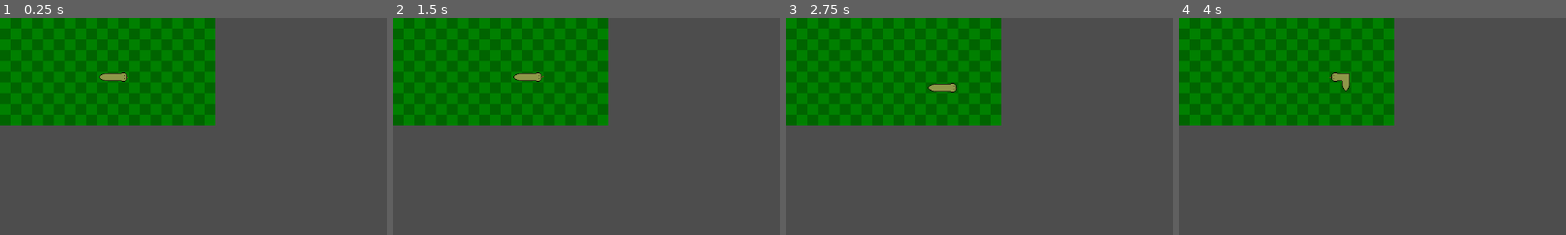
Above: before the commit, frames 1-4 (left to right).
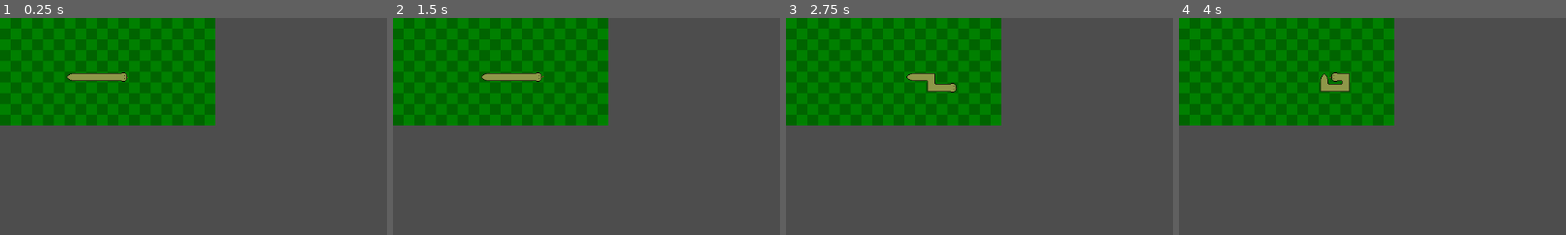
Above: after the commit, the same moments.

Repository: iTzFireFoxX/Godot-Snake
Game: Godot game, scene res://scenes/Mundo.tscn
The game is run twice, just before and just after one commit, with the same random seed, the same clock (stepped at 60 frames per second) and the same inputs.
Inputs:
- Up to frame 1 (0.25 s): no input
- Up to frame 2 (1.5 s): tap Enter at 0.5 s; hold D (move_right) 0.53-1.28 s; hold S (move_down) from 1.28 s (still down)
- Up to frame 3 (2.75 s): tap Space at 2 s; release S (move_down) at 2.03 s; hold D (move_right) from 2.03 s (still down)
- Up to frame 4 (4 s): release D (move_right) at 2.78 s; hold W (move_up) 2.78-3.53 s; tap Enter at 3.5 s; hold A (move_left) from 3.53 s (still down)
The pictures show only the part of the screen within x 0-50%, y 0-50%; the shares and areas given below are measured in that part.

The runs differ from the first frame. In frame 1, 0.3% of the frame differs, in the area x 17-28%, y 25-30%; in frame 2, 0.3%; in frame 3, 0.3%, in the area x 31-39%, y 25-34%; in frame 4, 0.3%.

Commit message:
Funcion para dar la vuelta al mapa

Diff:
--- a/scenes/scripts/player.gd
+++ b/scenes/scripts/player.gd
@@ -1,5 +1,8 @@
 extends Node2D
 
+
+var map_size: Vector2i = Vector2i(20, 10) # Definir tamaño del mapa (temporal)
+var cell_size: int = 16 # Definir tamaño de las casillas en pixeles
 
 # Definir variables
 var dir: Vector2i = Vector2i.RIGHT
@@ -9,7 +12,10 @@
 var snake: Array = [
 	[Vector2i(11, 5), Vector2i.RIGHT],
 	[Vector2i(10, 5), Vector2i.RIGHT],
-	[Vector2i(9, 5), Vector2i.RIGHT]
+	[Vector2i(9, 5), Vector2i.RIGHT],
+	[Vector2i(8, 5), Vector2i.RIGHT],
+	[Vector2i(7, 5), Vector2i.RIGHT],
+	[Vector2i(6, 5), Vector2i.RIGHT]
 ]
 
 
@@ -47,6 +53,15 @@
 func updateSnakePos(): # Actualiza la posicion en la celda de cada parte de la serpiente sumando su posicion actual con su direccion
 	for i in snake:
 		i[0] += i[1]
+		if i[0].x > map_size.x - 1:
+			i[0].x = 0
+		elif i[0].x < 0:
+			i[0].x = map_size.x - 1
+
+		if i[0].y > map_size.y - 1:
+			i[0].y = 0
+		elif i[0].y < 0:
+			i[0].y = map_size.y - 1
 
 func updateSpritePos(sprite, pos): # Actualiza la posicion en la pantalla de un sprite
 	sprite.position = (pos * 16) + Vector2i(8, 8)
